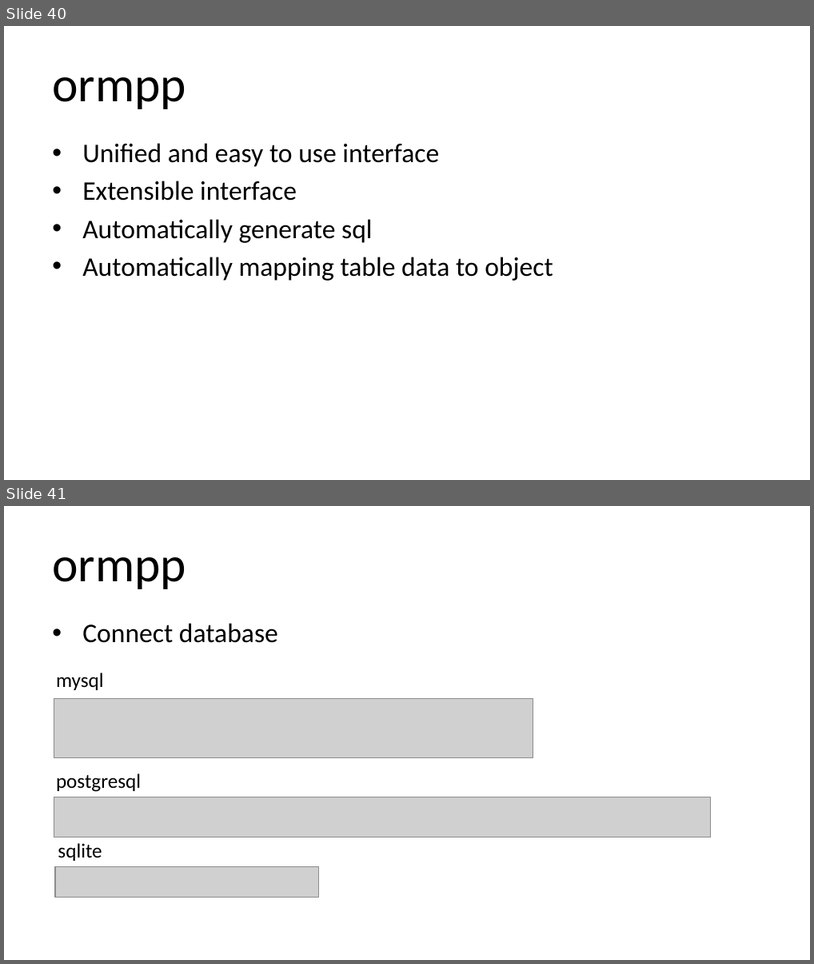
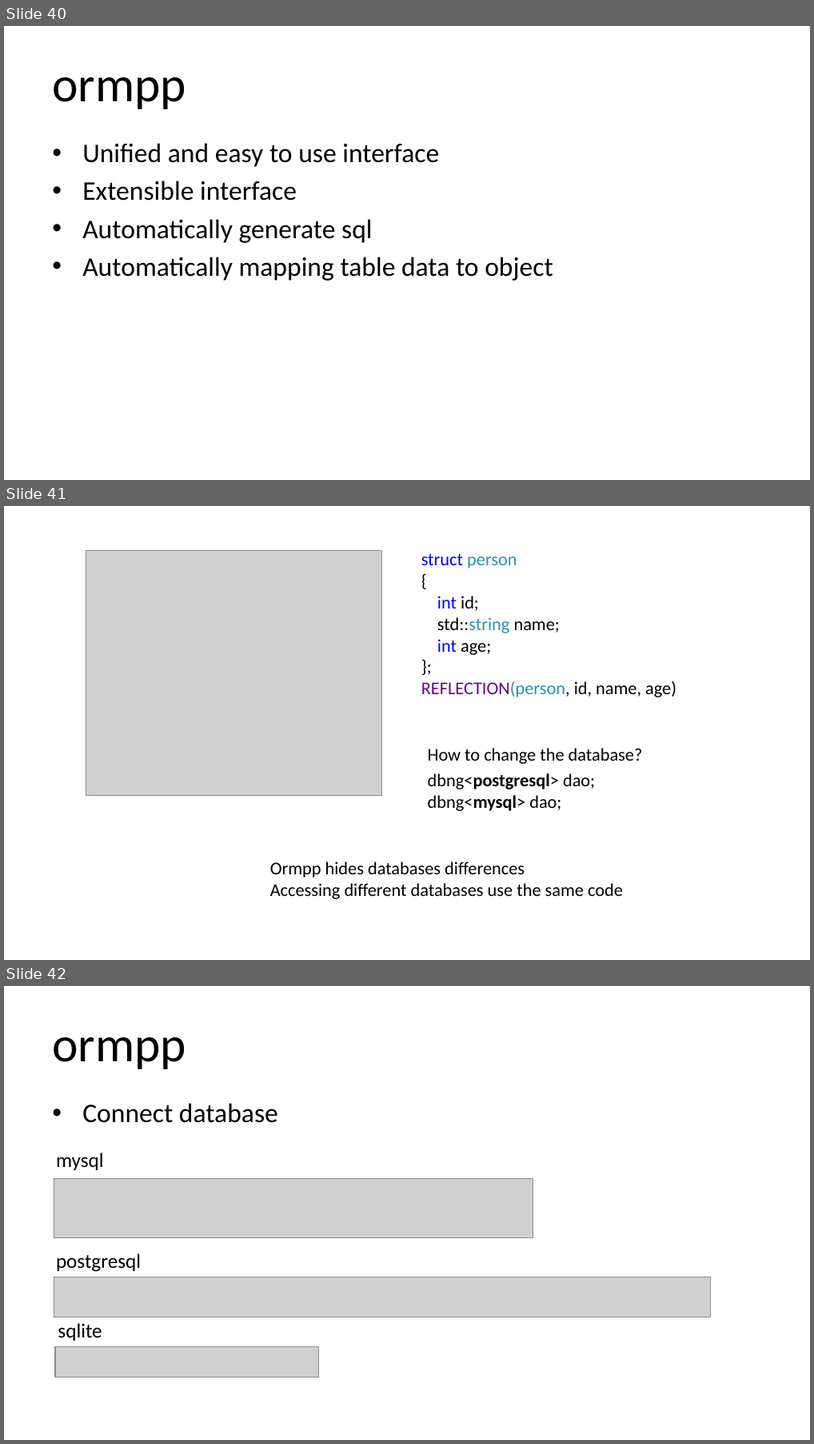
Before and after one commit to qicosmos/cppcon2018, a slide deck: cppcon2018.pptx. Shown one above the other, each under a label of ours: slides 40 and 41 before the commit, slides 40, 41 and 42 after it. The pictures are 814x964 and 814x1444 pixels, drawn with LibreOffice and Linux fonts; fonts in the diff are those of the drawing; grey boxes stand for pictures. Boxes give left, top, right and bottom in pixels: in the first picture for what was removed or moved away, otherwise in the second. Text is boxed around its words. In the diff, an @@ line names an element or a change of style, - is before the commit and + after.

```diff
--- a/cppcon2018.pptx
+++ b/cppcon2018.pptx
@@ slide 41 added at [4,506,810,960], background #FFFFFF @@
@@ picture added at [86,550,382,796] @@
@@ text added at [422,554,677,697], 16 pt, text #000000 @@
+struct person
+{
+int id;
+std::string name;
+int age;
+};
+REFLECTION(person, id, name, age)
@@ text added at [428,748,643,764], 16 pt, text #000000 @@
+How to change the database?
@@ text added at [428,773,595,811], 16 pt, text #000000 @@
+dbng<postgresql> dao;
+dbng<mysql> dao;
@@ text added at [270,861,623,899], 16 pt, text #000000 @@
+Ormpp hides databases differences
+Accessing different databases use the same code
@@ what was slide 41 is now slide 42 @@
```
Also in this commit, not shown: 2 slides changed, 2 other slides added, 2 slides removed.
